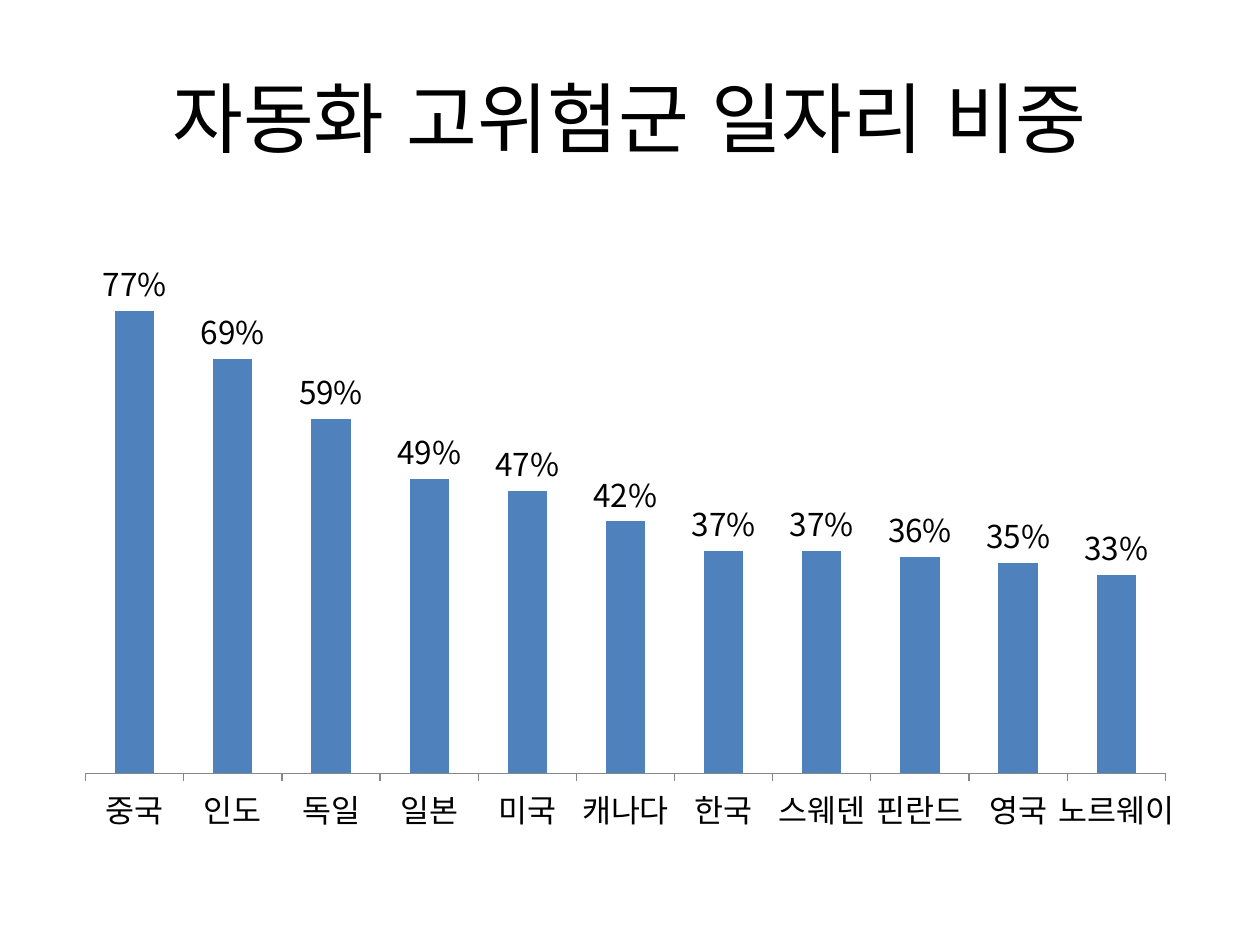
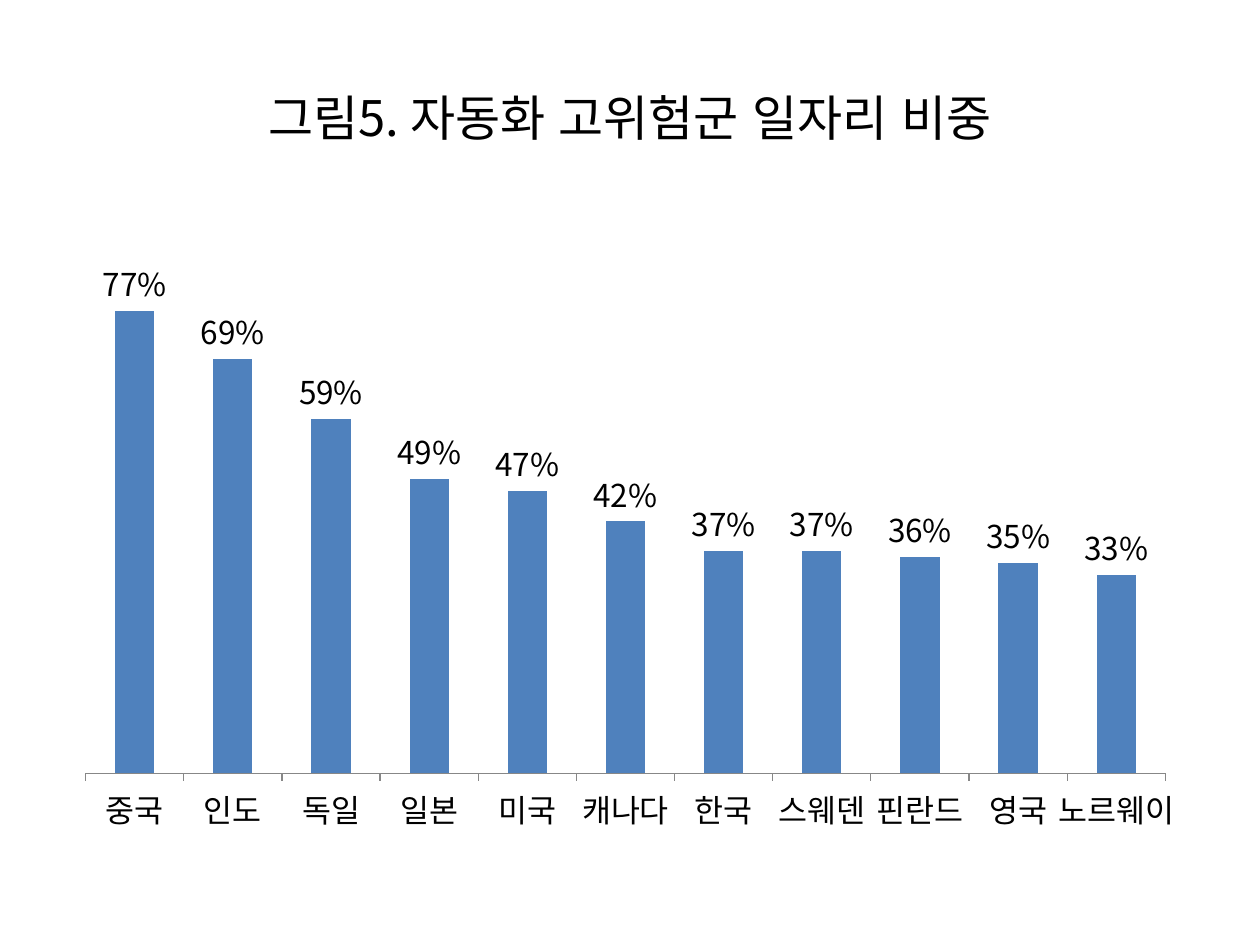
Before and after one commit to externalbrainlab/externalbrainlab.github.io, a slide deck: slide 5 of ppt/차트.pptx (slide 7 before the commit). Drawn at 1260x945 pixels with LibreOffice and Linux fonts; fonts in the diff are those of the drawing. Boxes give left, top, right and bottom in pixels: in the first picture for what was removed or moved away, otherwise in the second. Text is boxed around its words. In the diff, an @@ line names an element or a change of style, - is before the commit and + after.

```diff
--- a/ppt/차트.pptx
+++ b/ppt/차트.pptx
@@ title at [268,95,991,140]: text changed; size 44 to 28 pt @@
-자동화 고위험군 일자리 비중
+그림5. 자동화 고위험군 일자리 비중
```
Also in this commit, not shown: 9 other slides changed, 4 slides added, 9 other files.
